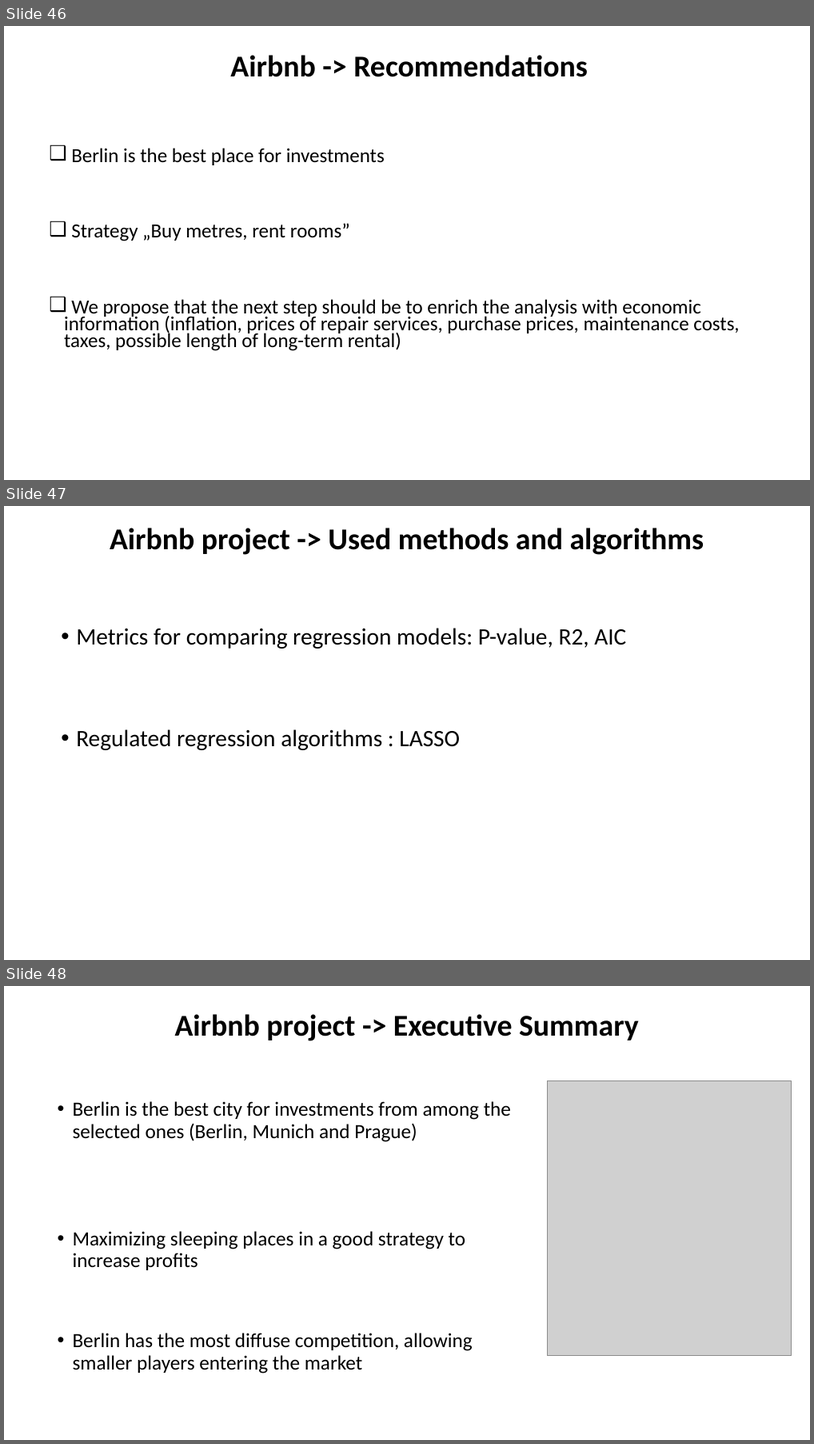
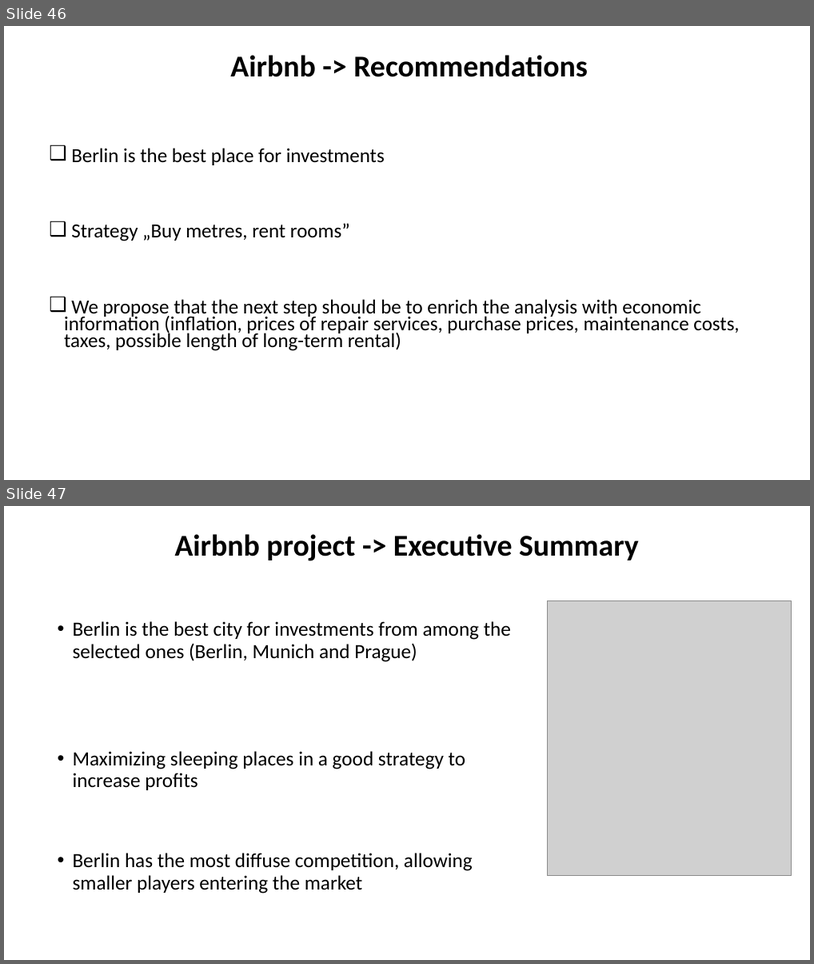
Before and after one commit to zizu1985/UKOUG_Discover_2026, a slide deck: What_Shapes_Prices_In_Airbnb_OCI_ADS.pptx. Shown one above the other, each under a label of ours: slides 46, 47 and 48 before the commit, slides 46 and 47 after it. The pictures are 814x1444 and 814x964 pixels, drawn with LibreOffice and Linux fonts; fonts in the diff are those of the drawing; grey boxes stand for pictures. Boxes give left, top, right and bottom in pixels: in the first picture for what was removed or moved away, otherwise in the second. Text is boxed around its words. In the diff, an @@ line names an element or a change of style, - is before the commit and + after.

```diff
--- a/What_Shapes_Prices_In_Airbnb_OCI_ADS.pptx
+++ b/What_Shapes_Prices_In_Airbnb_OCI_ADS.pptx
@@ slide 47 removed at bbox=[4, 506, 810, 960], background #FFFFFF @@
@@ title removed at bbox=[110, 528, 705, 555] @@
-Airbnb project -> Used methods and algorithms
@@ text removed at bbox=[76, 628, 626, 750] @@
-• Metrics for comparing regression models: P-value, R2, AIC
-• Regulated regression algorithms : LASSO
@@ what was slide 48 is now slide 47 @@
```
Also in this commit, not shown: 1 slide changed.
